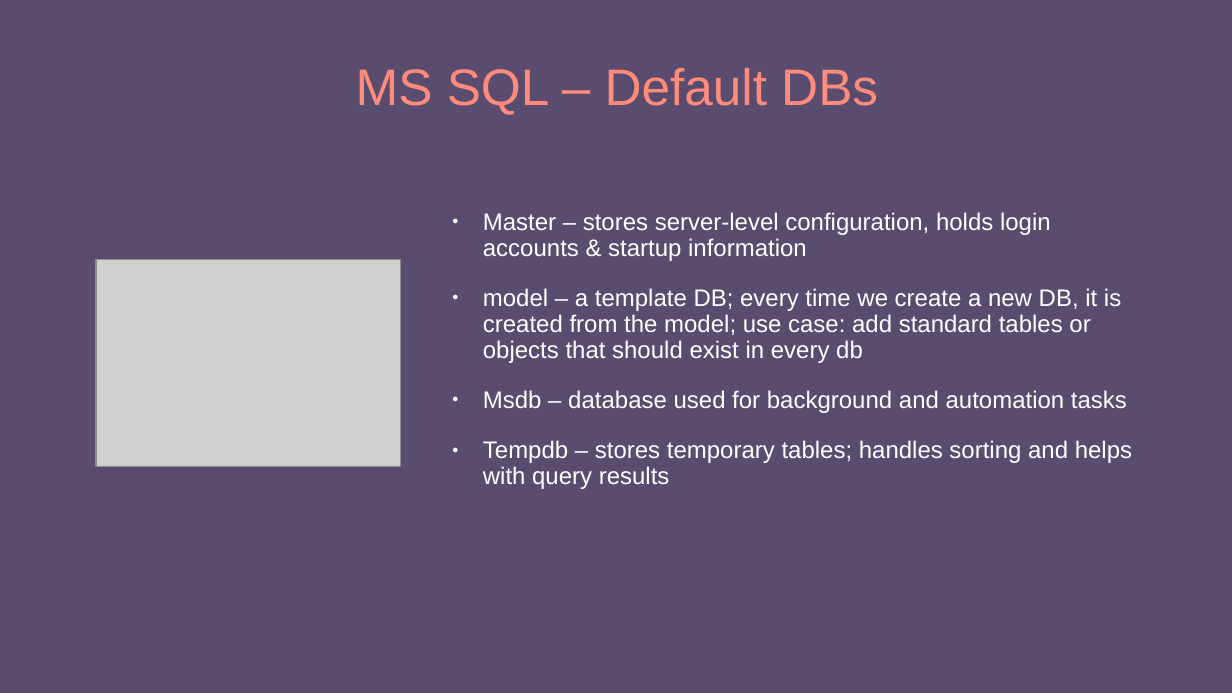
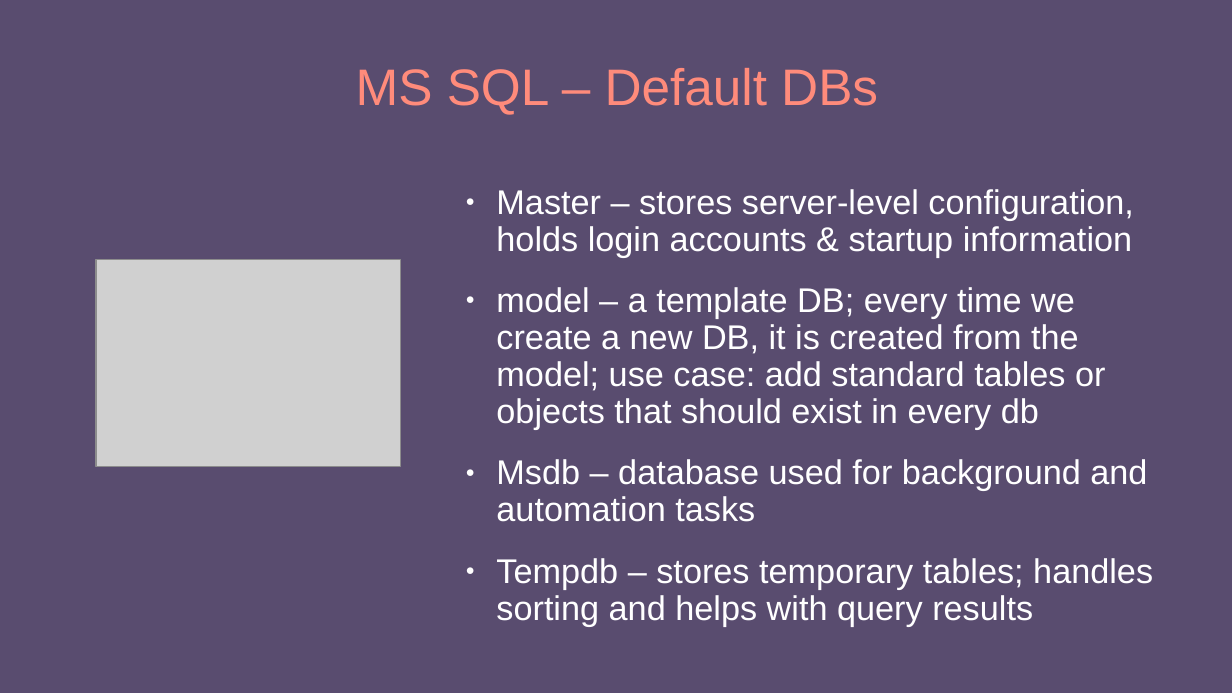
Before and after one commit to e-m-wilson/dotnet, a slide deck: slide 9 of Resources-Notes-Ppts/SQL/SQL_MSSQL.pptx. Drawn at 1232x693 pixels with LibreOffice and Linux fonts; fonts in the diff are those of the drawing; grey boxes stand for pictures. Boxes give left, top, right and bottom in pixels: in the first picture for what was removed or moved away, otherwise in the second. Text is boxed around its words. In the diff, an @@ line names an element or a change of style, - is before the commit and + after.

Commit message:
update

```diff
--- a/Resources-Notes-Ppts/SQL/SQL_MSSQL.pptx
+++ b/Resources-Notes-Ppts/SQL/SQL_MSSQL.pptx
@@ text "Master – stores server-level configuration, ...": place and size @@
-text "Master – stores server-level configuration, ..." at (483,212,1132,489)
+text "Master – stores server-level configuration, ..." at (496,189,1153,626)
@@ text "Master – stores server-level configuration, ..." at (496,189,1153,626): size 14 to 20 pt @@
```
Also in this commit, not shown: 3 other slides changed, 17 slides added, 3 slides removed.
